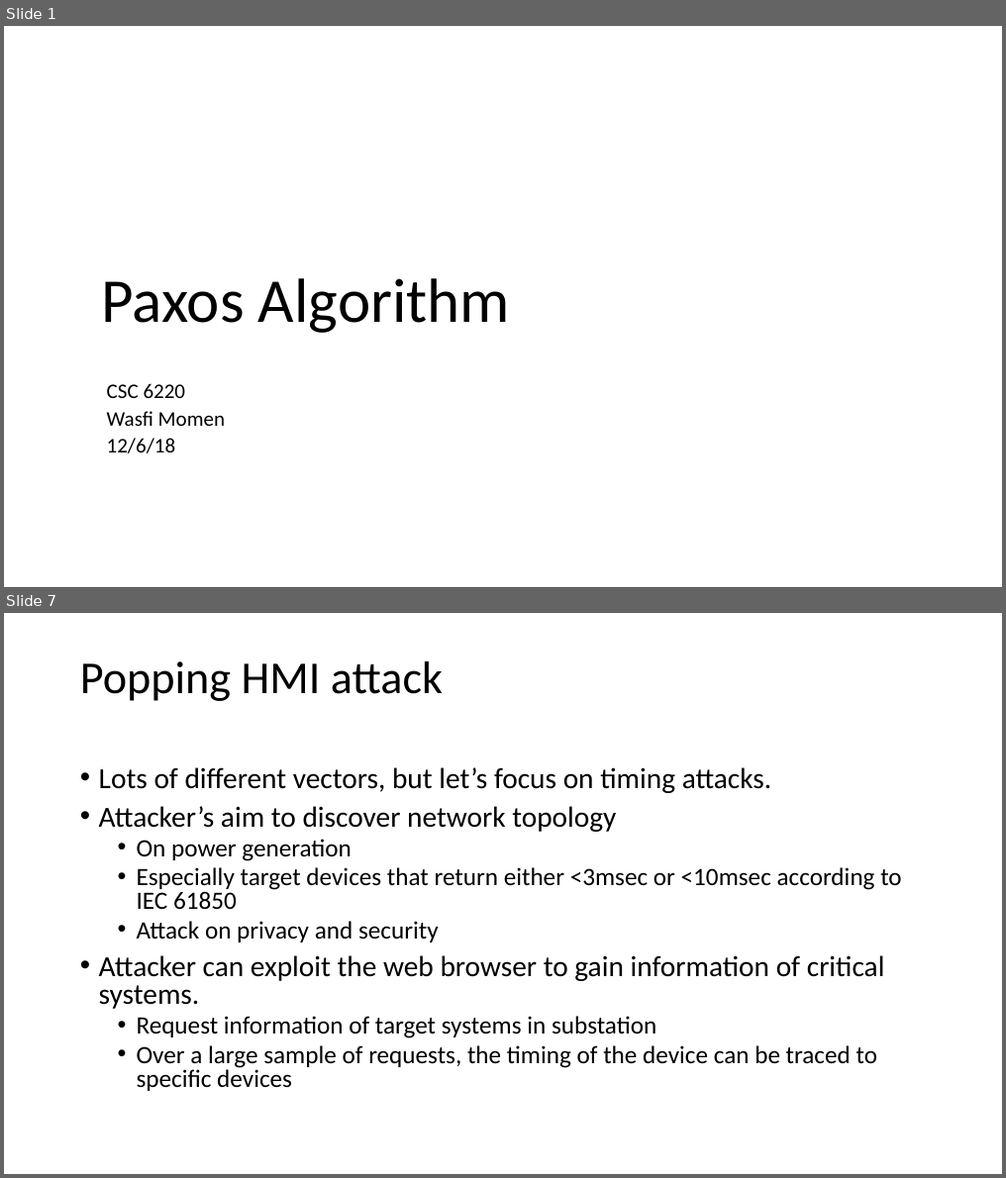
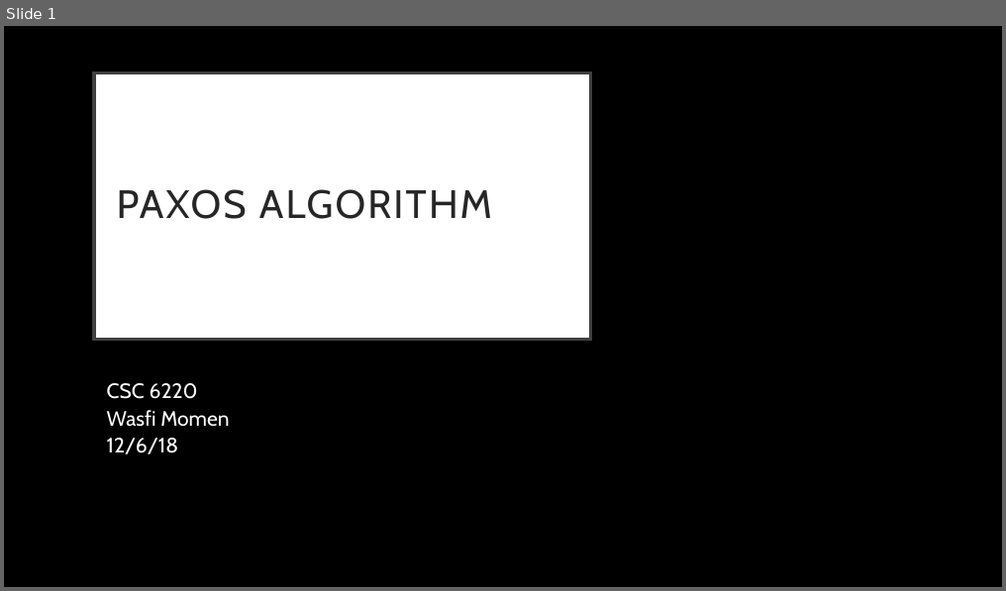
Before and after one commit to CodeFluent/Notes, a slide deck: CS-6220/hw/Grad_Project/Paxos Algorithm.pptx. Shown one above the other, each under a label of ours: slides 1 and 7 before the commit, slide 1 after it; the slides between them are not shown. The pictures are 1006x1178 and 1006x591 pixels, drawn with LibreOffice and Linux fonts; fonts in the diff are those of the drawing. Boxes give left, top, right and bottom in pixels: in the first picture for what was removed or moved away, otherwise in the second. Text is boxed around its words. In the diff, an @@ line names an element or a change of style, - is before the commit and + after.

```diff
--- a/CS-6220/hw/Grad_Project/Paxos Algorithm.pptx
+++ b/CS-6220/hw/Grad_Project/Paxos Algorithm.pptx
@@ slide 7 removed at [4,613,1002,1174], background #FFFFFF @@
@@ title removed at [80,662,443,701] @@
-Popping HMI attack
@@ text removed at [99,767,901,1091] @@
-• Lots of different vectors, but let’s focus on timing attacks.
-• Attacker’s aim to discover network topology
-  • On power generation
-  • Especially target devices that return either <3msec or <10msec according to IEC 61850
-  • Attack on privacy and security
-• Attacker can exploit the web browser to gain information of critical systems.
-  • Request information of target systems in substation
-  • Over a large sample of requests, the timing of the device can be traced to specific devices
@@ slide 1 changed as well @@
@@ background #FFFFFF to #000000 @@
@@ title "PAXOS ALGORITHM": place and size @@
-title "PAXOS ALGORITHM" at [102,278,510,333]
+title "PAXOS ALGORITHM" at [94,74,591,340]
@@ title "PAXOS ALGORITHM" at [94,74,591,340]: vertical alignment bottom to middle; fill none to #FFFFFF; outline none to #404040 3 pt @@
@@ title at [117,189,492,219]: text changed; size 60 to 38 pt; font Calibri to Cabin; text colour #000000 to #262626 @@
-Paxos Algorithm
+PAXOS ALGORITHM
@@ subtitle "CSC 6220" at [107,383,229,455]: font Calibri to Cabin, text colour #000000 to #FFFFFF @@
```
Also in this commit, not shown: 1 other slide changed, 10 slides added, 13 other slides removed, 16 other files.
